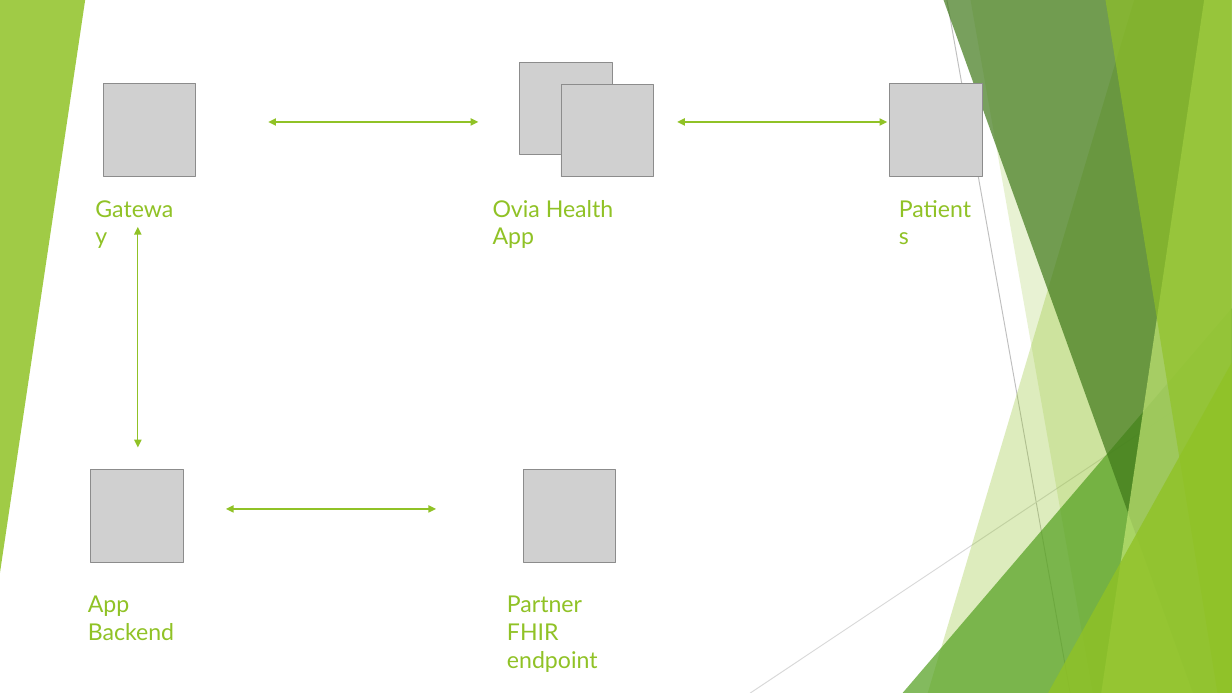
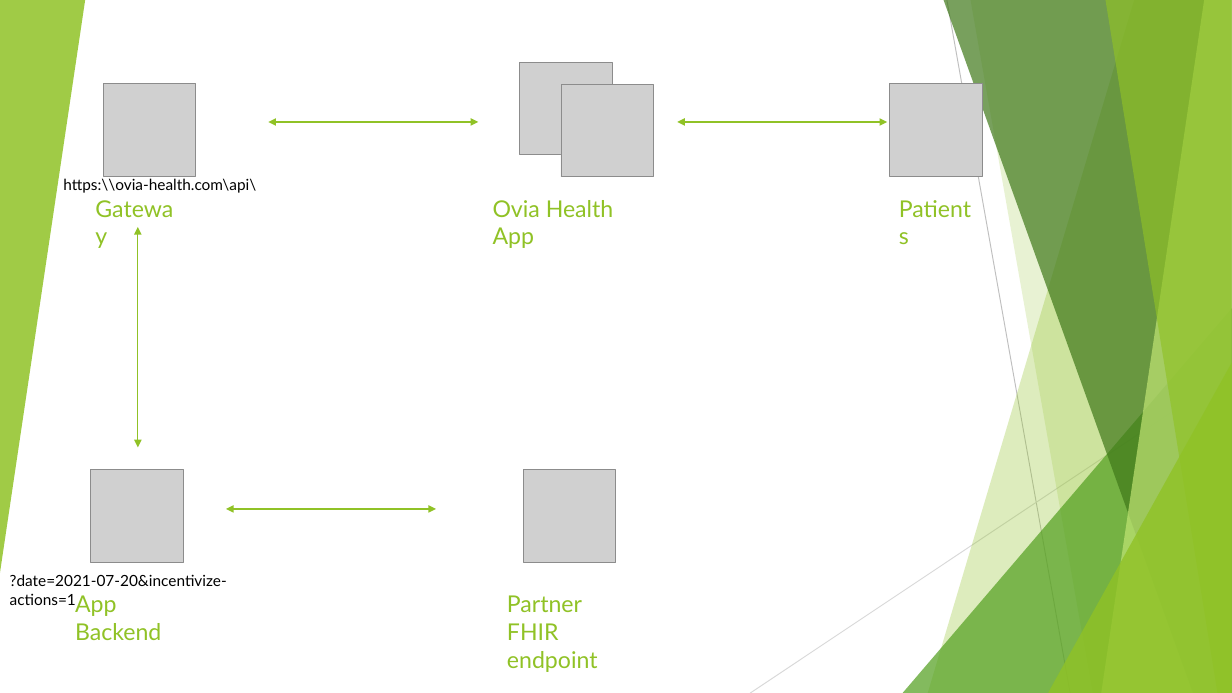
Before and after one commit to shah63/ovia-health-exercise, a slide deck: slide 2 of Ovia Health App.pptx. Drawn at 1232x693 pixels with LibreOffice and Linux fonts; fonts in the diff are those of the drawing; grey boxes stand for pictures. Boxes give left, top, right and bottom in pixels: in the first picture for what was removed or moved away, otherwise in the second. Text is boxed around its words. In the diff, an @@ line names an element or a change of style, - is before the commit and + after.

```diff
--- a/Ovia Health App.pptx
+++ b/Ovia Health App.pptx
@@ text added at (63,176,256,193), 12 pt, text #000000 @@
+https:\\ovia-health.com\api\
@@ text added at (10,574,227,605), 12 pt, text #000000 @@
+?date=2021-07-20&incentivize-actions=1
@@ text "App Backend": place and size @@
-text "App Backend" at (88,595,174,640)
+text "App Backend" at (75,595,161,640)
```
Also in this commit, not shown: 1 slide added.
